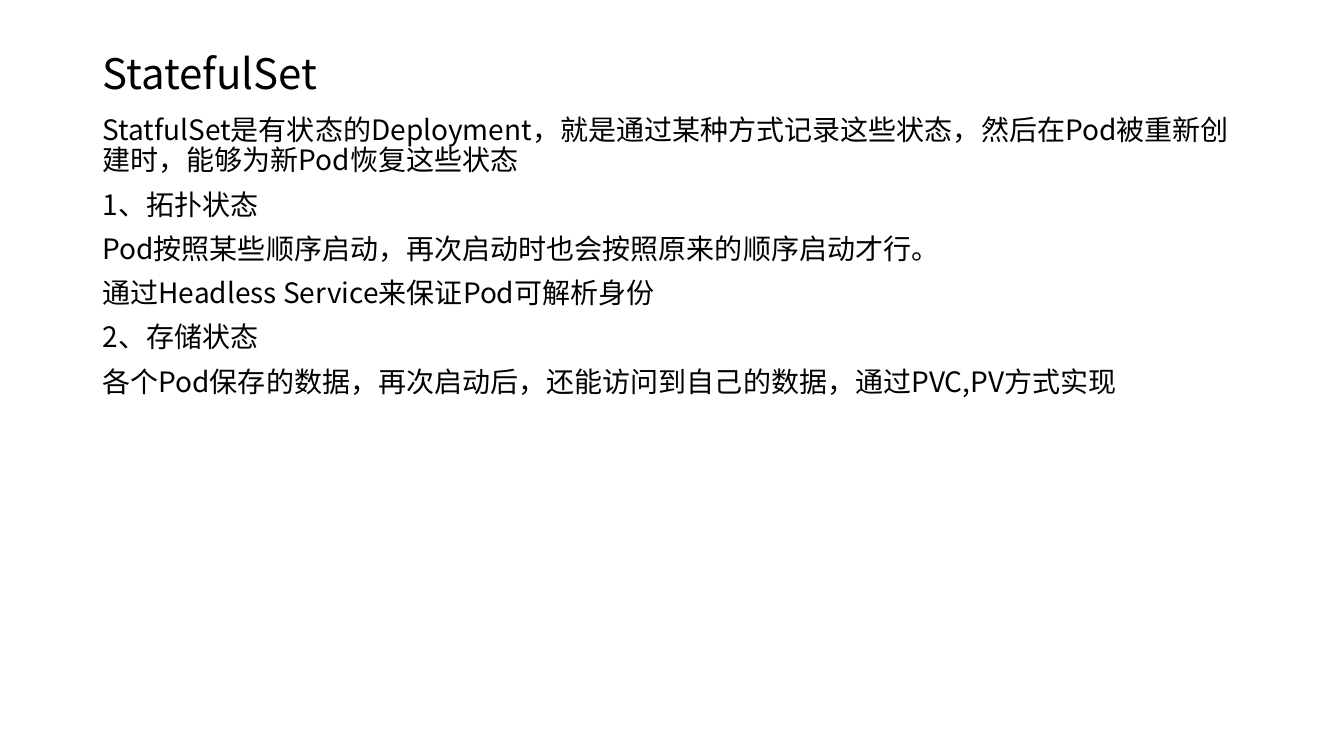
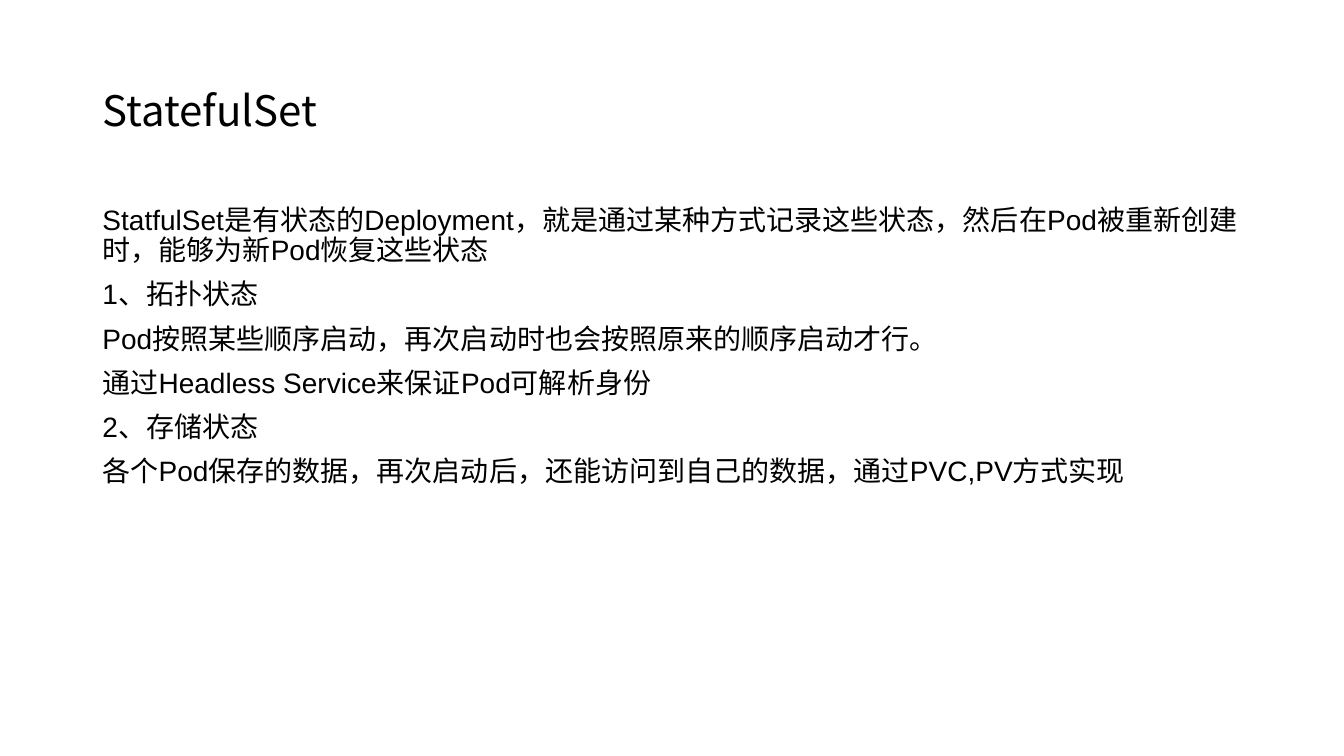
Before and after one commit to axzxs2001/Asp.NetCoreExperiment, a slide deck: slide 32 of Asp.NetCoreExperiment/kubernetes/kubernetes.pptx. Drawn at 1344x756 pixels with LibreOffice and Linux fonts; fonts in the diff are those of the drawing; background and template pictures are left out. Boxes give left, top, right and bottom in pixels: in the first picture for what was removed or moved away, otherwise in the second. Text is boxed around its words. In the diff, an @@ line names an element or a change of style, - is before the commit and + after.

```diff
--- a/Asp.NetCoreExperiment/kubernetes/kubernetes.pptx
+++ b/Asp.NetCoreExperiment/kubernetes/kubernetes.pptx
@@ title "StatefulSet": place and size @@
-title "StatefulSet" at <box>102,55,317,90</box>
+title "StatefulSet" at <box>102,92,317,127</box>
@@ text "StatfulSet是有状态的Deployment，就是通过某种方式记录这些状态，然后在Pod被重新创建时，能够为新Po ...": place and size @@
-text "StatfulSet是有状态的Deployment，就是通过某种方式记录这些状态，然后在Pod被重新创建时，能够为新Po ..." at <box>102,116,1228,397</box>
+text "StatfulSet是有状态的Deployment，就是通过某种方式记录这些状态，然后在Pod被重新创建时，能够为新Po ..." at <box>102,208,1237,485</box>
@@ text "StatfulSet是有状态的Deployment，就是通过某种方式记录这些状态，然后在Pod被重新创建时，能够为新Po ..." at <box>102,208,1237,485</box>: font Noto Sans CJK SC to Arial @@
```
Also in this commit, not shown: 13 other slides changed, 9 slides removed.
